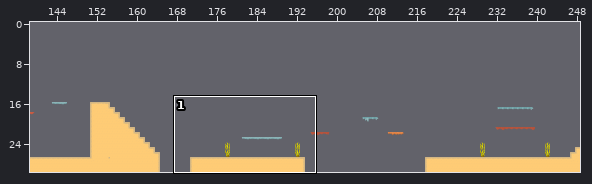
Level history. Tiled map: assets/maps/nivel3.tmx. Above: a wide view before the commit, with the close-up outlined.
Close-up. Earlier state:
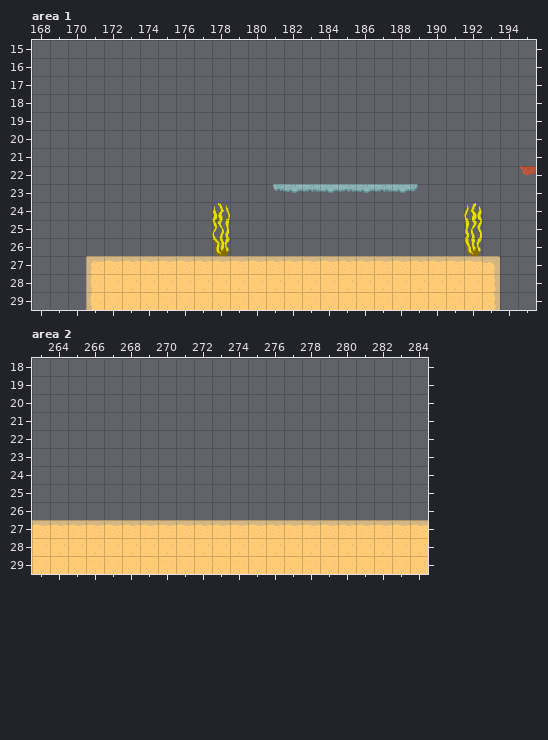
Cells are 32x32 px. Shown: area 1 x 168..195, y 15..29; area 2 x 263..284, y 18..29. The commit also changed other parts of the map, which this record leaves out.
New version:
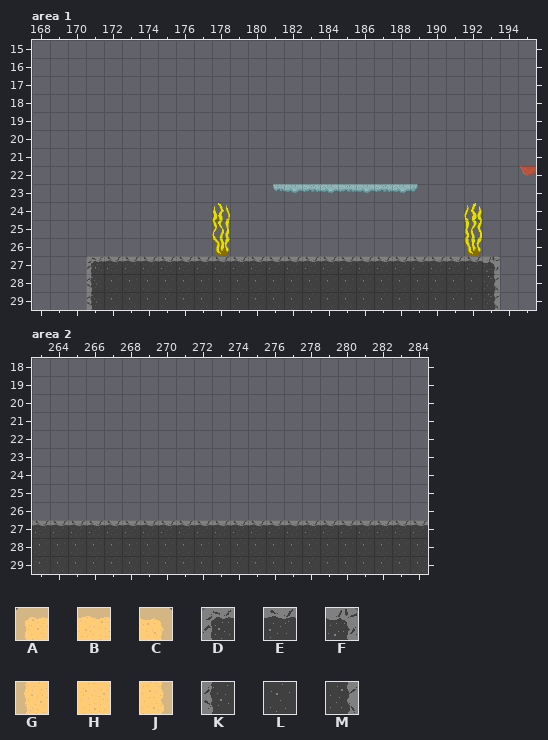
Key: from "Tiles - Beach": A 0, B 1, C 2, D 8, E 9, F 10, G 12, H 13, J 14, K 20, L 21, M 22.
_ is an empty cell.
Tiles replaced or removed in this view: A, B, C, G, H, J.
The exact change:
Changed rows in their new state; . is an unchanged cell.
Layer "Capa de patrones 1", area 1:
first column x 171:
27 DEEEEEEEEEEEEEEEEEEEEEF
28 KLLLLLLLLLLLLLLLLLLLLLM
29 KLLLLLLLLLLLLLLLLLLLLLM
Layer "Capa de patrones 1", area 2:
first column x 263:
27 EEEEEEEEEEEEEEEEEEEEEE
28 LLLLLLLLLLLLLLLLLLLLLL
29 LLLLLLLLLLLLLLLLLLLLLL
